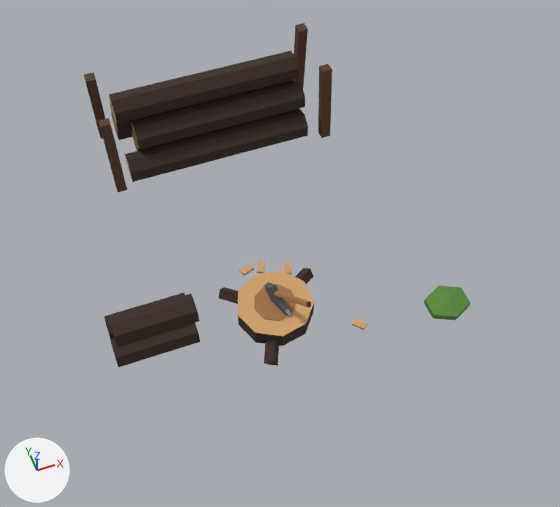
What one commit did to the Blender file raccoon/woodpile.blend.
Before and after are seen from a camera (50 mm lens) standing at (-0.33, -1.064, 1.468) and looking at (0.02, -0.101, 0.042). Lighting does not change. The marker at lower left points along +X, +Y and +Z. The picture after the commit comes second.

Objects in the first picture: 'bld_woodpile_1x1', 'pr_hatchet_rest'.
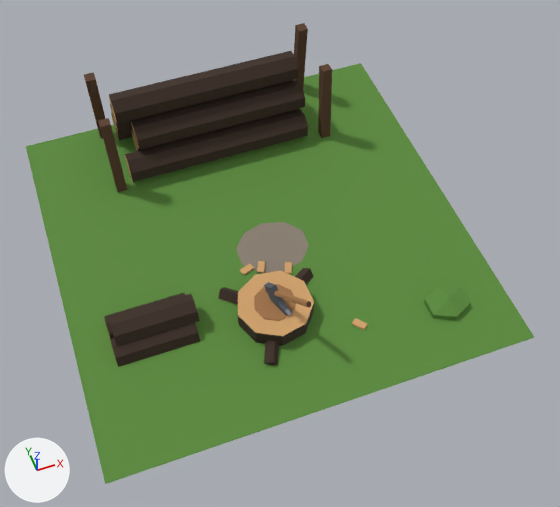
Boxes (x1, y1, x2, y2) around the edits, measured in the pictures (560 x 507 px):
'bld_woodpile_1x1', reshaped (32% wider, 34% taller): before (84, 23, 470, 367); after (26, 23, 534, 484)
part 1 of me_bld_woodpile_1x1, added (green): after (26, 63, 534, 484)
part 2 of me_bld_woodpile_1x1, added (brown): after (236, 222, 309, 273)

The change, as a list of edits to the scene's bpy script:
```text
Change me_bld_woodpile_1x1:
    used by ob_bld_woodpile_1x1; location = (0.0, 0.0, 0.0)
    verts and faces of me_bld_woodpile_1x1; kept vertices keep their numbers, new ones are numbered from 251
    remove me_bld_woodpile_1x1.from_pydata(...)  # 251 vertices, 168 faces; spans x -0.39..0.375, y -0.373..0.459, z 0.0..0.211
    add me_bld_woodpile_1x1.from_pydata(...)  # 270 vertices, 183 faces; spans x -0.47..0.47, y -0.47..0.47, z 0.0..0.211
    me_bld_woodpile_1x1 part 1
    add verts[251] = (-0.47, 0.47, 0.001)  # pixel (25, 146)
    add verts[252] = (-0.47, 0.47, 0.0)  # pixel (25, 146)
    add verts[253] = (-0.47, -0.47, 0.001)  # pixel (105, 483)
    add verts[254] = (-0.47, -0.47, 0.0)  # pixel (105, 484)
    add for new, old in zip([*range(255, 259)], [*range(251, 255)]): verts[new] = verts[old] + (0.94, 0.0, 0.0)
    add faces += [(251, 252, 254, 253), (251, 255, 256, 252), (255, 257, 258, 256), (253, 254, 258, 257), (251, 253, 257, 255)]
    me_bld_woodpile_1x1 part 2
    add verts[259] = (0.02, -0.05, 0.002)  # pixel (272, 246)
    add verts[260] = (0.173, 0.132, 0.0)  # pixel (305, 175)
    add verts[261] = (0.267, 0.02, 0.0)  # pixel (357, 197)
    add verts[262] = (0.267, -0.12, 0.0)  # pixel (381, 240)
    add verts[263] = (0.173, -0.232, 0.0)  # pixel (363, 290)
    add verts[264] = (0.02, -0.275, 0.0)  # pixel (307, 325)
    add verts[265] = (-0.133, -0.232, 0.0)  # pixel (234, 330)
    add verts[266] = (-0.227, -0.12, 0.0)
    add verts[267] = (-0.227, 0.02, 0.0)  # pixel (162, 253)
    add verts[268] = (-0.133, 0.132, 0.0)  # pixel (187, 207)
    add verts[269] = (0.02, 0.175, 0.0)  # pixel (242, 178)
    add faces += [(259, 260, 269), (259, 261, 260), (259, 262, 261), (259, 263, 262), (259, 264, 263), (259, 265, 264)]
    add faces += [(259, 266, 265), (259, 267, 266), (259, 268, 267), (259, 269, 268)]
```
